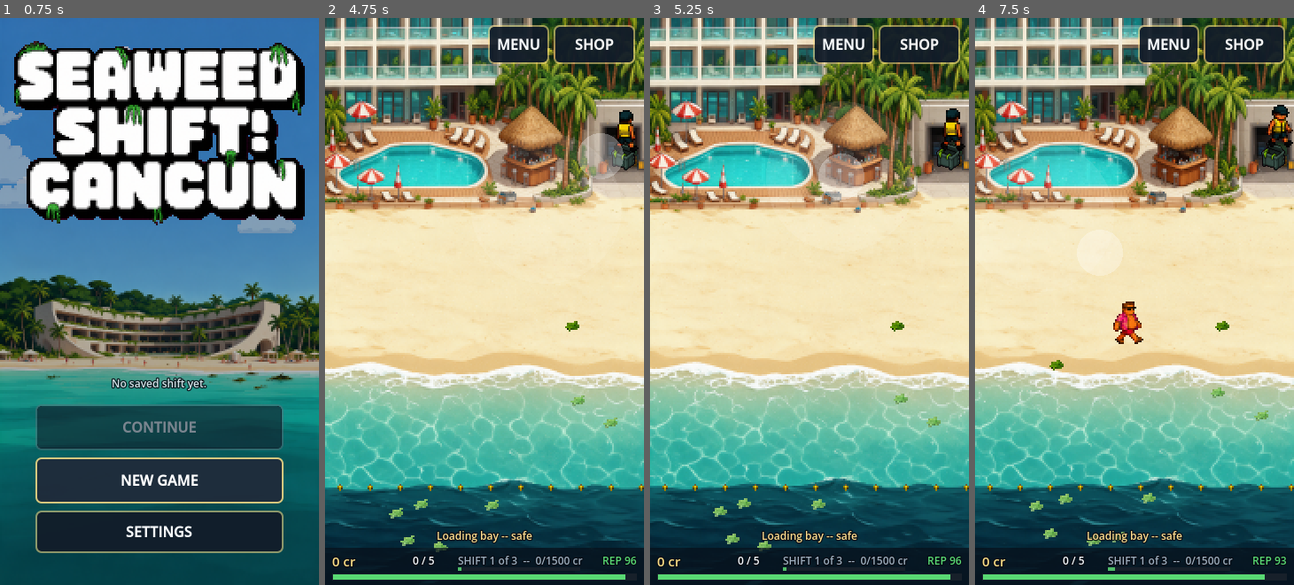
Above: before the commit, frames 1-4 (left to right).
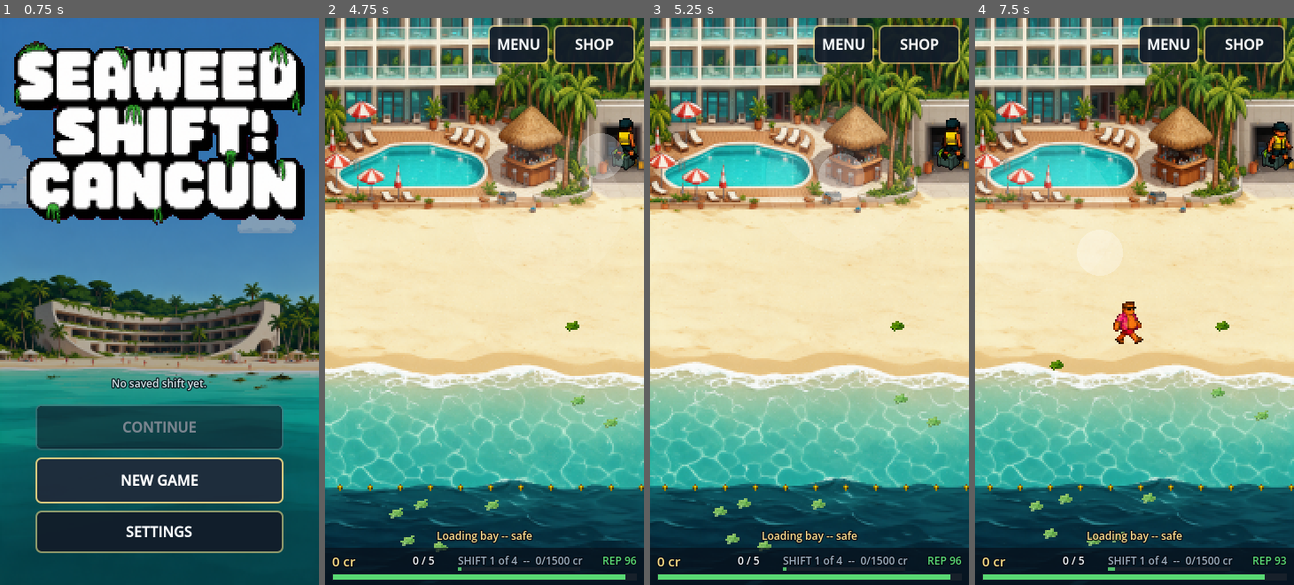
Above: after the commit, the same moments.

Repository: abhollow/seaweed-shift
Game: Godot game, scene res://scenes/menu.tscn
Same seed, same stepped clock (60 frames per second), same inputs: the game is played once before the commit and once after it. Sound files missing from this copy of the repository are replaced by a short silence.
Inputs (mouse positions are in pixels of both pictures, inside the frame that each line leads up to):
- Up to frame 1 (0.75 s): click "NEW GAME" at 0.5 s
- Up to frame 2 (4.75 s): click "SHOP" at 1.25 s; click "SHOP" at 2 s; click "SHOP" at 2.75 s; tap Enter at 3.5 s; move the mouse to (554, 273) at 3.52 s; click (554, 273) at 3.67 s; drag from (420, 329) to (599, 154) at 4.27 s
- Up to frame 3 (5.25 s): move the mouse to (841, 176) at 5.02 s; click (841, 176) at 5.17 s
- Up to frame 4 (7.5 s): drag from (1118, 414) to (1278, 131) at 5.77 s; move the mouse to (1230, 386) at 6.52 s; click (1230, 386) at 6.67 s; drag from (1038, 216) to (1223, 324) at 7.27 s

Frame 1 is identical in both runs. In frame 2, 0.4% of the frame differs, in the area x 58-99%, y 16-97%; in frame 3, 0.4%; in frame 4, 0.6%, in the area x 58-100%, y 15-97%.

Commit message:
Phone fixes, shift ramp, reputation bonus, shift 4

Diff:
--- a/project.godot
+++ b/project.godot
@@ -15,7 +15,13 @@
 window/size/viewport_width=360
 window/size/viewport_height=640
 window/stretch/mode="canvas_items"
-window/stretch/aspect="expand"
+# "keep", not "expand". The whole game is built around an exact 360x640 canvas:
+# zone boundaries at y=190/420/530, a HUD strip pinned to y=598, a water strip
+# at y=392. "expand" hands a tall phone a 360x800 viewport, so every one of
+# those numbers points at the wrong place -- the menu water strip landed on top
+# of the resort, and the beach background stopped 160px short of the bottom.
+# "keep" letterboxes instead, which preserves the design exactly.
+window/stretch/aspect="keep"
 window/handheld/orientation=1
 
 [audio]
--- a/scripts/game.gd
+++ b/scripts/game.gd
@@ -66,6 +66,7 @@
 var credits_earned := 0        # this shift only; spending never sets it back
 var shift_elapsed := 0.0       # seconds of play in the current shift
 var best_rep := 100.0          # lowest the meter fell to -- how close it got
+var shift_bonus := 0           # paid on completion, shown on the summary
 var level_done := false
 var level_failed := false
 var free_play := false
@@ -393,12 +394,23 @@
 # Shift lifecycle
 # =============================================================================
 
+# How much busier the beach gets between the start of a shift and its end.
+const SHIFT_RAMP := 1.75
+
+
 func difficulty() -> float:
-	# Spawn pressure multiplier for the current shift. Free play holds the last
-	# shift's setting rather than dropping back to shift 1, which would make the
-	# reward for finishing feel like a demotion.
+	# Spawn pressure for the current shift, RAMPED by how far through it you
+	# are. A flat rate per shift was the problem: upgrades raise your throughput
+	# but the beach stayed the same, so every shift got easier as it went on.
+	#
+	# Tying the ramp to credits earned means the pressure tracks the player's
+	# own output -- buy a tractor and earn faster, and the beach fills faster to
+	# match. It self-balances against whatever gear they have.
 	var lv := current_level()
-	return maxf(0.1, float(lv.get("difficulty", 1.0)))
+	var base := maxf(0.1, float(lv.get("difficulty", 1.0)))
+	var goal := maxf(1.0, float(lv.get("credits", 1500)))
+	var progress := clampf(float(credits_earned) / goal, 0.0, 1.0)
+	return base * lerpf(1.0, SHIFT_RAMP, progress)
 
 
 func storm_mult() -> float:
@@ -536,8 +548,24 @@
 	finish_level()
 
 
+# Fraction of the shift's credit target paid as a bonus for a perfect shift.
+const REP_BONUS_MAX := 0.30
+
+
+func reputation_bonus() -> int:
+	# Rewards HOW the shift went, not just that it ended. Scaled by the lowest
+	# the meter fell: never slipping pays the full bonus, bottoming out pays
+	# nothing. Framed as a reward on top rather than a cut to what you keep --
+	# the goal is to make playing well feel good, not playing badly feel bad.
+	var lv := current_level()
+	var quality := clampf(best_rep / 100.0, 0.0, 1.0)
+	return int(round(float(lv.get("credits", 0)) * REP_BONUS_MAX * quality))
+
+
 func finish_level() -> void:
 	level_done = true
+	shift_bonus = reputation_bonus()
+	credits += shift_bonus
 	joystick.active = false
 	shop.visible = false
 	_save_progress()
@@ -782,11 +810,14 @@
 		shake(4.0, 0.22)
 		return
 	sfx("hit")
-	# Gone for good. Nothing scatters back onto the sand -- the load is simply
-	# destroyed, so a collision costs you the round trip as well as the haul.
-	popup("LOAD LOST", at, Color(1.0, 0.42, 0.42))
+	# The load bursts back onto the sand instead of being destroyed. Destroying
+	# it made a collision a FREE way to clear the beach: a player about to lose
+	# on reputation could skim the shoreline, take a hit, and wipe their carry
+	# off the mess total at no cost. Now the seaweed is still there and still
+	# counts -- what a hit costs you is the work of picking it all up again.
+	spawner.scatter(lost_units, at)
+	popup("LOAD DROPPED", at, Color(1.0, 0.42, 0.42))
 	shake(7.0, 0.34)
-	popup("-%d cr" % lost_value, at + Vector2(0, 22), Color(1.0, 0.62, 0.55))
 
 
 func add_credits(n: int) -> void:
--- a/scripts/levels.gd
+++ b/scripts/levels.gd
@@ -74,4 +74,24 @@
 			"res://audio/Pixel_Paradise_4.mp3",
 		],
 	},
+	{
+		# The payoff shift. The full kit is affordable within shift 3, so this
+		# one is played entirely with everything unlocked -- deep water, kelp,
+		# the loaded hopper. It exists because the most rewarding part of the
+		# game was arriving just as the credits rolled.
+		"name": "SHIFT 4  --  Peak Season",
+		"credits": 14000,
+		"rep": 80.0,
+		"hold": 150.0,
+		"difficulty": 2.4,
+		"rot_scale": 0.58,
+		"storm_mult": 0.33,
+		"storm_burst": 3,
+		"music": [
+			"res://audio/Pixel_Paradise_2.mp3",
+			"res://audio/Pixel_Paradise_3.mp3",
+			"res://audio/Island_Bit_Reggae.mp3",
+			"res://audio/Pixel_Paradise_4.mp3",
+		],
+	},
 ]
--- a/scripts/systems/spawner.gd
+++ b/scripts/systems/spawner.gd
@@ -109,6 +109,26 @@
 			randf_range(Zones.DEEP_TOP + 16.0, Zones.VIEW_H - 22.0))
 
 	_add_seaweed(pos, units, false, drifts)
+
+
+func scatter(units: int, at: Vector2) -> void:
+	# Dropped load from a collision. Bursts outward as several small clumps
+	# rather than vanishing, so a hit costs you the WORK of re-gathering
+	# instead of just deleting the problem -- skimming tourists to clear the
+	# beach for free was the exploit this closes.
+	if units <= 0:
+		return
+	var left := units
+	while left > 0:
+		var chunk: int = mini(left, randi_range(1, 3))
+		left -= chunk
+		var a := randf() * TAU
+		var d := randf_range(16.0, 46.0)
+		var pos := at + Vector2(cos(a), sin(a) * 0.65) * d
+		# Keep the debris on playable sand, never in the resort or off-screen.
+		pos.x = clampf(pos.x, 16.0, Zones.VIEW_W - 16.0)
+		pos.y = clampf(pos.y, Zones.HOTEL_BOTTOM + 14.0, Zones.SHALLOW_TOP - 10.0)
+		_add_seaweed(pos, chunk, false, false)
 
 
 func _tick_kelp(delta: float) -> void:
--- a/scripts/ui/level_panel.gd
+++ b/scripts/ui/level_panel.gd
@@ -87,10 +87,11 @@
 	var secs := int(game.shift_elapsed) % 60
 	# "Closest call" is the stat worth reporting: it is the only one that says
 	# anything about HOW the shift went rather than that it ended.
-	_body.text = ("%s\n\nEarned this shift   %d cr\nIn the bank   %d cr\n"
-		+ "Shift time   %d:%02d\nClosest call   reputation %d") % [
+	_body.text = ("%s\n\nEarned this shift   %d cr\nResort bonus   +%d cr\n"
+		+ "In the bank   %d cr\n\nShift time   %d:%02d\nClosest call   reputation %d") % [
 		String(lv["name"]).split("  --  ")[0],
 		game.credits_earned,
+		game.shift_bonus,
 		game.credits,
 		mins, secs,
 		int(game.best_rep),
--- a/scripts/zones.gd
+++ b/scripts/zones.gd
@@ -32,7 +32,10 @@
 # The loading bay straddles the hotel/beach boundary on the right edge. It is
 # also the only safe square on the map.
 const BAY_POS := Vector2(311, 156)
-const BAY_SIZE := Vector2(96, 112)
+# Tightened from 96x112. The old zone reached far enough left and down that a
+# load could be banked from open sand near the palms, nowhere near the skip --
+# the safe zone should be the bay, not its postcode.
+const BAY_SIZE := Vector2(62, 74)
 # Half the original size. The background art already reads as a service bay, so
 # the skip only needs to mark the exact drop point, not dominate the corner.
 const BIN_SIZE := Vector2(28, 32)
--- a/tools/smoke_test.gd
+++ b/tools/smoke_test.gd
@@ -126,6 +126,28 @@
 	check("player starts safe", game.player.in_safe_zone)
 	check("shift 1 selected", game.level_index == 0)
 	check("shift progress bar exists", game.hud._goal_bg != null)
+	# Pressure ramps with progress, so upgrades cannot outpace the beach.
+	var saved_earned: int = game.credits_earned
+	game.credits_earned = 0
+	var d_start: float = game.difficulty()
+	game.credits_earned = int(game.current_level()["credits"])
+	var d_end: float = game.difficulty()
+	game.credits_earned = saved_earned
+	check("the beach gets busier as the shift progresses", d_end > d_start * 1.5)
+
+	# Playing well pays more than scraping through.
+	var saved_best: float = game.best_rep
+	game.best_rep = 100.0
+	var perfect: int = game.reputation_bonus()
+	game.best_rep = 0.0
+	var scraped: int = game.reputation_bonus()
+	game.best_rep = saved_best
+	check("protecting the resort earns a bonus", perfect > 0)
+	check("bottoming out earns no bonus", scraped == 0)
+
+	check("there is a fourth shift", Levels.LIST.size() >= 4)
+	check("the full kit is affordable before the final shift",
+		Upgrades.total_cost() < 1500 + 4000 + 11000)
 	check("difficulty rises with each shift",
 		float(Levels.LIST[0]["difficulty"]) < float(Levels.LIST[1]["difficulty"])
 			and float(Levels.LIST[1]["difficulty"]) < float(Levels.LIST[2]["difficulty"]))
@@ -569,6 +591,46 @@
 		if game.owned.has(String(up["id"])):
 			game.apply_upgrade(String(up["id"]))
 
+	print("\n[collision cost]")
+	# The exploit this closes: destroying the load let a player skim tourists to
+	# wipe seaweed off the mess total for free.
+	# Clear the board first: a live tourist can stun the player a frame before
+	# get_hit() is called, and a stunned player ignores the hit entirely.
+	for c in game.world.get_children():
+		if c is Tourist:
+			c.free()
+	paused = false
+	game.player._stun = 0.0
+	game.player.in_safe_zone = false
+	game.player.position = Vector2(180, 300)
+	game.player.carried = 8
+	var mess_before: float = game.rep.shore_mess()
+	# Count UNITS, not clumps: scattered debris merges into nearby piles, so the
+	# number of Seaweed nodes can stay flat while the beach genuinely gains
+	# work. Units is the thing the player has to clear.
+	var units_before := 0
+	for c in game.world.get_children():
+		if c is Seaweed and not (c as Seaweed).drifting:
+			units_before += (c as Seaweed).units
+	game.player.get_hit()
+	await frames(4)
+	check("a hit empties the carry", game.player.carried == 0)
+	var units_after := 0
+	for c in game.world.get_children():
+		if c is Seaweed and not (c as Seaweed).drifting:
+			units_after += (c as Seaweed).units
+	check("the load lands back on the sand rather than vanishing",
+		units_after > units_before)
+	check("dropped seaweed still counts against reputation",
+		game.rep.shore_mess() >= mess_before)
+	var on_sand := true
+	for c in game.world.get_children():
+		if c is Seaweed and (c as Seaweed).position.y > Zones.SHALLOW_TOP:
+			continue
+		if c is Seaweed and (c as Seaweed).position.y < Zones.HOTEL_BOTTOM:
+			on_sand = false
+	check("scattered seaweed stays out of the resort", on_sand)
+
 	print("\n[audio]")
 	check("every sound cue resolves to a real file",
 		game.audio._streams.size() >= 9)
@@ -592,6 +654,7 @@
 		if c is Seaweed and not (c as Seaweed).drifting:
 			victim = c as Seaweed
 			break
+	paused = false
 	if victim != null:
 		victim._pop_and_free()
 		check("collected seaweed animates out rather than vanishing",
@@ -625,6 +688,9 @@
 	var expect_credits: int = int(game._shift_start["credits"])
 	game.credits += 5000
 	game.credits_earned = 5000
+	game.level_failed = false
+	game.level_done = false
+	paused = false
 	game.rep.value = 0.0
 	game.rep.zero_time = 0.0
 	game._check_level_failed()
Not shown, changed: docs/day-structure.md
